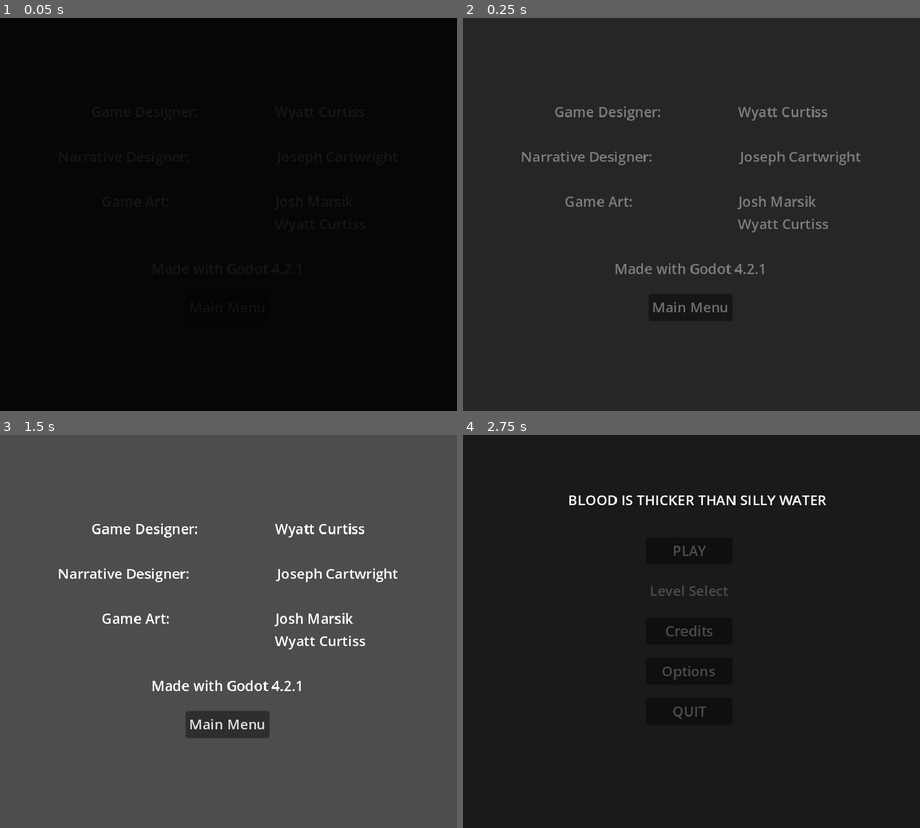
Above: before the commit, frames 1-4 (two rows, left to right).
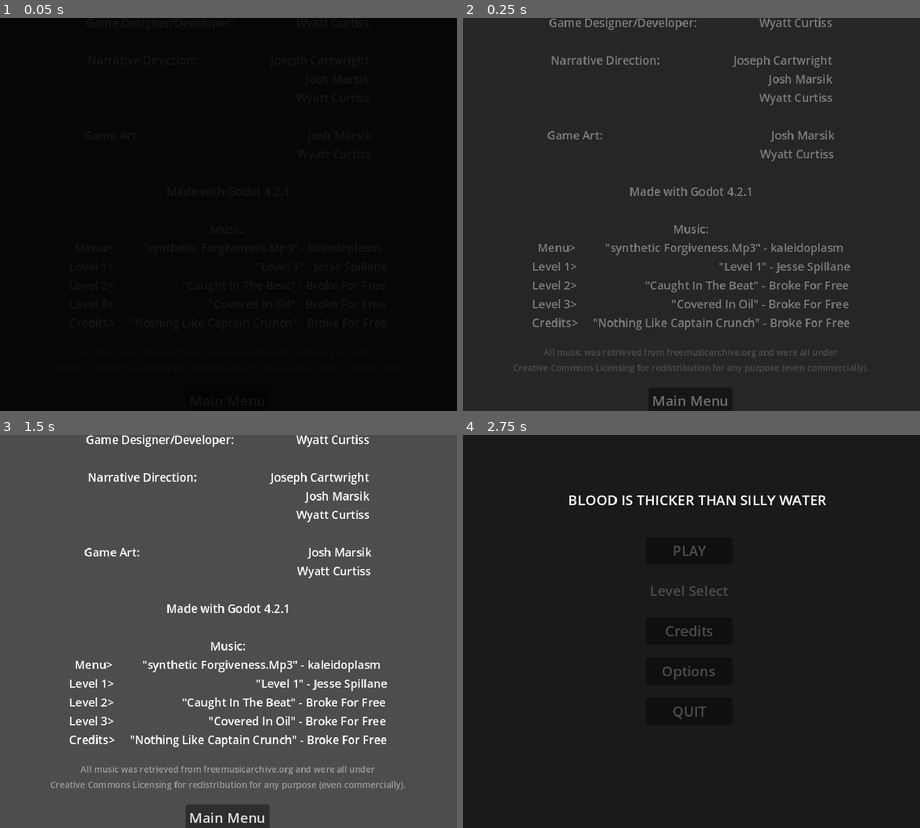
Above: after the commit, the same moments.

Repository: Why-It/Godot.4-Denny_Prime-Blood_Is_Thicker_Than_Silly_Water
Game: Godot game, scene res://Scenes/credits.tscn
Same seed, same stepped clock (60 frames per second), same inputs: the game is played once before the commit and once after it. This scene is started directly instead of the project's main scene. The engine's default icon, where the game draws it, is replaced by a stand-in: a white triangle on a blue panel in a dark square.
Inputs (mouse positions are in pixels of both pictures, inside the frame that each line leads up to):
- Up to frame 1 (0.05 s): no input
- Up to frame 2 (0.25 s): no input
- Up to frame 3 (1.5 s): tap Enter (Accept) at 0.5 s; move the mouse to (329, 611) at 0.52 s; hold D (Right) 0.53-1.28 s; hold Enter (Accept) 0.53-1.28 s; move the mouse to (137, 651) at 1.27 s; hold S (Down) from 1.28 s (still down); click (137, 651) at 1.35 s
- Up to frame 4 (2.75 s): release S (Down) at 2 s; click "Main Menu" at 2 s

The runs differ from the first frame. In frame 2, 6.5% of the frame differs, in the area x 11-89%, y 0-99%; in frame 3, 9.4%, in the area x 11-89%, y 0-100%; in frame 4, nothing differs.

Commit message:
-- Audio Update 4.5 --
- Replaced the old songs with new ones to avoid Copyright Claims
- Applied new songs to each individual level
- Credited the songs in the "Credits" menu
- Modified the Credits in the "Credits" scene
- Added reload sound to the semi shotgun (re-used pump)

Diff:
--- a/Scenes/audio_manager.tscn
+++ b/Scenes/audio_manager.tscn
@@ -1,11 +1,14 @@
-[gd_scene load_steps=26 format=3 uid="uid://bjxuanrrabulo"]
+[gd_scene load_steps=29 format=3 uid="uid://bjxuanrrabulo"]
 
-[ext_resource type="AudioStream" uid="uid://5yxraig8cep0" path="res://Audio/Music/Cyber_Racer_Lunareh.wav" id="1_6auaw"]
 [ext_resource type="Script" path="res://Scripts/audio_manager.gd" id="1_he6tr"]
-[ext_resource type="AudioStream" uid="uid://dx7ipqpmmm8uq" path="res://Audio/Music/Prototype_JedStark.wav" id="2_ak5ik"]
+[ext_resource type="AudioStream" uid="uid://xvka3eurqmi1" path="res://Audio/Music/kaleidoplasm - synthetic forgiveness.Mp3.mp3" id="2_b1gkj"]
+[ext_resource type="AudioStream" uid="uid://cf1tbwitl22j6" path="res://Audio/Music/Jesse Spillane - Level 1.mp3" id="2_cq4fu"]
 [ext_resource type="AudioStream" uid="uid://vx321lmfr0tx" path="res://Audio/SFX/Alert_0.wav" id="3_1y1ug"]
+[ext_resource type="AudioStream" uid="uid://xb8d7o5sefsd" path="res://Audio/Music/Broke For Free - Caught In The Beat.mp3" id="3_qjddp"]
+[ext_resource type="AudioStream" uid="uid://de0al0uk13dg3" path="res://Audio/Music/Broke For Free - Covered In Oil.mp3" id="4_10jgu"]
 [ext_resource type="AudioStream" uid="uid://dkhc1rudkusxn" path="res://Audio/SFX/Alert_1.wav" id="4_pt2xc"]
 [ext_resource type="AudioStream" uid="uid://d2rrvcxam3f3a" path="res://Audio/SFX/Alert_2.wav" id="5_6vkua"]
+[ext_resource type="AudioStream" uid="uid://clrvjc7q3f5ss" path="res://Audio/Music/Broke For Free - Nothing Like Captain Crunch.mp3" id="5_tdeb0"]
 [ext_resource type="AudioStream" uid="uid://brx1ukl6m54t2" path="res://Audio/SFX/Alert_3.wav" id="6_rhsl8"]
 [ext_resource type="AudioStream" uid="uid://ck4lult6jn01n" path="res://Audio/SFX/Alert_4.wav" id="7_1jy7t"]
 [ext_resource type="AudioStream" uid="uid://bag4aa2rq6q4v" path="res://Audio/SFX/die_0.wav" id="8_3020m"]
@@ -37,12 +40,29 @@
 
 [node name="Music" type="Node2D" parent="."]
 
-[node name="CyberRacer" type="AudioStreamPlayer" parent="Music"]
-stream = ExtResource("1_6auaw")
+[node name="synthetic_forgivenesss__mp3" type="AudioStreamPlayer" parent="Music"]
+stream = ExtResource("2_b1gkj")
+volume_db = -5.0
 bus = &"MusicBus"
 
-[node name="Prototype" type="AudioStreamPlayer" parent="Music"]
-stream = ExtResource("2_ak5ik")
+[node name="level_1" type="AudioStreamPlayer" parent="Music"]
+stream = ExtResource("2_cq4fu")
+volume_db = -5.0
+bus = &"MusicBus"
+
+[node name="caught_in_the_beat" type="AudioStreamPlayer" parent="Music"]
+stream = ExtResource("3_qjddp")
+volume_db = -5.0
+bus = &"MusicBus"
+
+[node name="covered_in_oil" type="AudioStreamPlayer" parent="Music"]
+stream = ExtResource("4_10jgu")
+volume_db = -5.0
+bus = &"MusicBus"
+
+[node name="nothing_like_captain_crunch" type="AudioStreamPlayer" parent="Music"]
+stream = ExtResource("5_tdeb0")
+volume_db = -5.0
 bus = &"MusicBus"
 
 [node name="SFX" type="Node2D" parent="."]
--- a/Scenes/credits.tscn
+++ b/Scenes/credits.tscn
@@ -50,16 +50,52 @@
 size_flags_stretch_ratio = 5.0
 alignment = 1
 
-[node name="Label" type="Label" parent="BoxContainer/VBoxContainer2/VBoxContainer/BoxContainer3"]
+[node name="VBoxContainer" type="VBoxContainer" parent="BoxContainer/VBoxContainer2/VBoxContainer/BoxContainer3"]
 layout_mode = 2
-text = "Game Designer:                     Wyatt Curtiss
+alignment = 1
 
-Narrative Designer:                        Joseph Cartwright
+[node name="BoxContainer" type="BoxContainer" parent="BoxContainer/VBoxContainer2/VBoxContainer/BoxContainer3/VBoxContainer"]
+layout_mode = 2
+size_flags_vertical = 3
+alignment = 1
 
-Game Art:                             Josh Marsik
-                                                   Wyatt Curtiss
+[node name="Label" type="Label" parent="BoxContainer/VBoxContainer2/VBoxContainer/BoxContainer3/VBoxContainer/BoxContainer"]
+layout_mode = 2
+theme_override_font_sizes/font_size = 13
+text = "Game Designer/Developer:                     Wyatt Curtiss
 
-Made with Godot 4.2.1"
+Narrative Direction:                         Joseph Cartwright
+                                                                          Josh Marsik
+                                                                       Wyatt Curtiss
+
+Game Art:                                                         Josh Marsik
+                                                                        Wyatt Curtiss
+
+Made with Godot 4.2.1
+
+Music:
+Menu>          \"synthetic Forgiveness.Mp3\" - kaleidoplasm
+Level 1>                                                \"Level 1\" - Jesse Spillane
+Level 2>                       \"Caught In The Beat\" - Broke For Free
+Level 3>                                \"Covered In Oil\" - Broke For Free
+Credits>     \"Nothing Like Captain Crunch\" - Broke For Free"
+horizontal_alignment = 1
+
+[node name="BoxContainer3" type="BoxContainer" parent="BoxContainer/VBoxContainer2/VBoxContainer/BoxContainer3/VBoxContainer"]
+layout_mode = 2
+size_flags_vertical = 3
+
+[node name="BoxContainer2" type="BoxContainer" parent="BoxContainer/VBoxContainer2/VBoxContainer/BoxContainer3/VBoxContainer"]
+layout_mode = 2
+size_flags_vertical = 3
+alignment = 1
+
+[node name="discalimer" type="Label" parent="BoxContainer/VBoxContainer2/VBoxContainer/BoxContainer3/VBoxContainer/BoxContainer2"]
+layout_mode = 2
+theme_override_colors/font_color = Color(0.611765, 0.611765, 0.611765, 1)
+theme_override_font_sizes/font_size = 10
+text = "All music was retrieved from freemusicarchive.org and were all under
+Creative Commons Licensing for redistribution for any purpose (even commercially)."
 horizontal_alignment = 1
 
 [node name="BoxContainer" type="BoxContainer" parent="BoxContainer/VBoxContainer2/VBoxContainer"]
--- a/Scripts/Transition.gd
+++ b/Scripts/Transition.gd
@@ -26,5 +26,5 @@
 		if get_tree().paused:
 			get_tree().paused = !get_tree().paused
 
-		audio_man.StopSong()
+		#audio_man.StopSong()
 		scene_loader.ChangeToScene(nextScene)
--- a/Scripts/audio_manager.gd
+++ b/Scripts/audio_manager.gd
@@ -28,6 +28,7 @@
 		_music.push_back(child)
 		#print(_music)
 
+	#print(get_tree().current_scene.name)
 	cur_song = _music[0]
 	cur_song.set("playing", true)
 
@@ -40,11 +41,21 @@
 func StartSong():
 	#print(cur_scene)
 
+	AudioServer.set_bus_effect_enabled(1,0,false)
+
+
 	if cur_scene == "res://Scenes/main_menu.tscn":
+		cur_song = _music[0]
+	elif cur_scene == "Splash Screen":
 		cur_song = _music[0]
 	elif cur_scene == "res://Levels/1. Clyde's Place.tscn":
 		cur_song = _music[1]
-
+	elif cur_scene == "res://Levels/2. Massacre.tscn":
+		cur_song = _music[2]
+	elif cur_scene == "res://Levels/3. We Spreadin'.tscn":
+		cur_song = _music[3]
+	else:
+		cur_song = _music[4]
 
 	cur_song.set("playing", true)
 
--- a/Scripts/gun_manager.gd
+++ b/Scripts/gun_manager.gd
@@ -145,6 +145,8 @@
 					anim_player.queue(cur_weapon.reload_anim)
 					if cur_weapon.weapon_name == "Pump":
 						audio_man.PlayPumpReload()
+					elif cur_weapon.weapon_name == "Semi":
+						audio_man.PlayPumpReload()
 					cur_weapon.loaded_ammo += 1
 
 				anim_player.queue(cur_weapon.idle_anim)
--- a/Scripts/scene_loader.gd
+++ b/Scripts/scene_loader.gd
@@ -14,9 +14,13 @@
 	pass
 
 func ChangeToScene(scene_name: String):
+	#print(get_tree().current_scene.name)
+	if get_tree().current_scene.name != "Splash Screen":
+		audio_man.StopSong()
+
+	audio_man.cur_scene = scene_name
+	cur_scene = scene_name
+	audio_man.cur_scene = cur_scene
 	if get_tree().current_scene.name != "Splash Screen":
 		audio_man.StartSong()
-	#print(get_tree().current_scene.name)
 	get_tree().change_scene_to_file(scene_name)
-	audio_man.cur_scene = scene_name
-	cur_scene = scene_name
--- a/Scripts/weapon resources/Pump.tres
+++ b/Scripts/weapon resources/Pump.tres
@@ -20,6 +20,6 @@
 max_ammo = 25
 spread_max = 8.1
 spread_min = 0.5
-spread_recover_speed = 2.0
+spread_recover_speed = 2.25
 pellet_spread = 0.5
 auto_fire = false
--- a/Scripts/weapon resources/Semi.tres
+++ b/Scripts/weapon resources/Semi.tres
@@ -20,6 +20,6 @@
 max_ammo = 30
 spread_max = 8.1
 spread_min = 0.5
-spread_recover_speed = 1.0
+spread_recover_speed = 1.5
 pellet_spread = 0.5
 auto_fire = false
Not shown, removed: Audio/Music/Cyber_Racer_Lunareh.wav.import
Not shown, removed: Audio/Music/Prototype_JedStark.wav.import
Not shown: 1 places in Scenes/credits.tscn that only renumber resources
Not shown, changed: export_presets.cfg
Not shown, changed: Audio/Music/Cyber_Racer_Lunareh.wav
Not shown, changed: Audio/Music/Prototype_JedStark.wav
